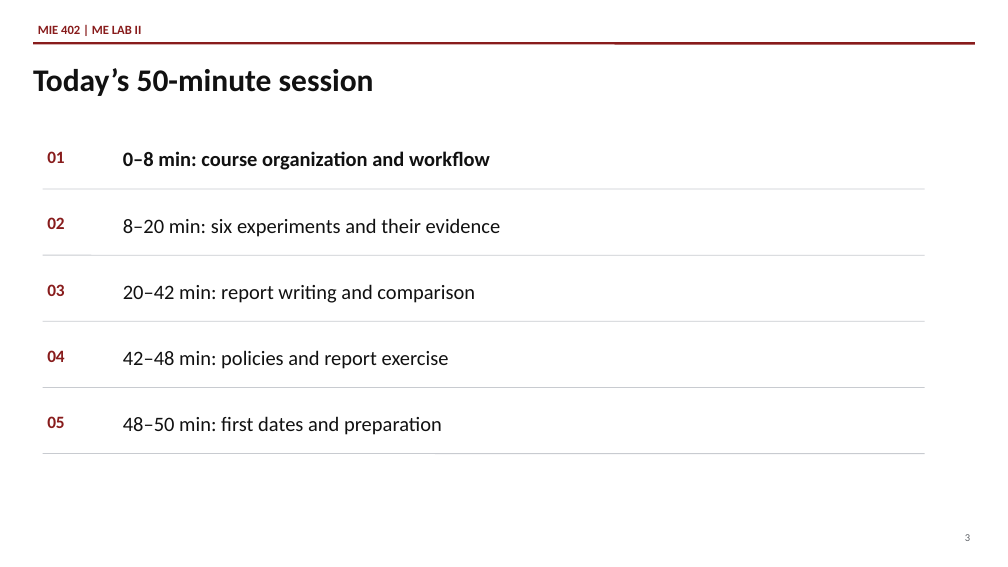
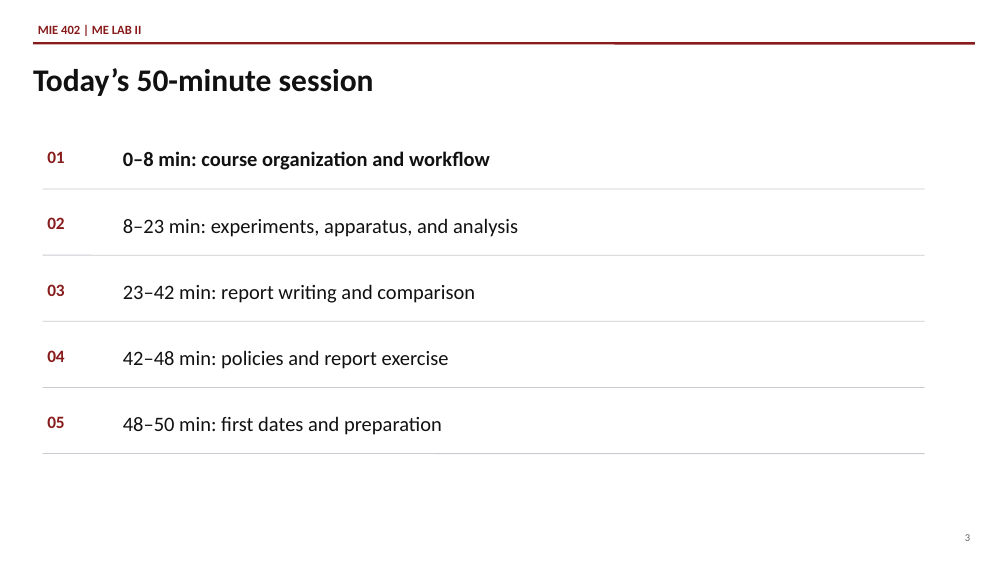
Before and after one commit to Ehsan-Roohi/MIE402-Lab, a slide deck: slide 3 of site/docs/MIE402_Lecture01_Report_Writing_Fall2026_v1.pptx. Drawn at 1008x567 pixels with LibreOffice and Linux fonts; fonts in the diff are those of the drawing. Boxes give left, top, right and bottom in pixels: in the first picture for what was removed or moved away, otherwise in the second. Text is boxed around its words. In the diff, an @@ line names an element or a change of style, - is before the commit and + after.

Commit message:
Expand six experiment introductions in Lecture 01

```diff
--- a/site/docs/MIE402_Lecture01_Report_Writing_Fall2026_v1.pptx
+++ b/site/docs/MIE402_Lecture01_Report_Writing_Fall2026_v1.pptx
@@ text at bbox=[123, 218, 518, 237]: text changed @@
-8–20 min: six experiments and their evidence
+8–23 min: experiments, apparatus, and analysis
@@ text at bbox=[123, 284, 475, 303]: text changed @@
-20–42 min: report writing and comparison
+23–42 min: report writing and comparison
```
Also in this commit, not shown: 7 other slides changed, 3 other files.
